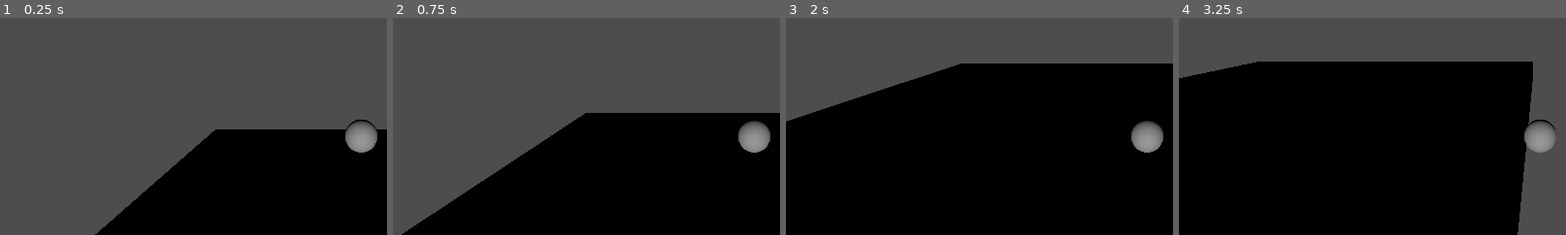
Above: before the commit, frames 1-4 (left to right).
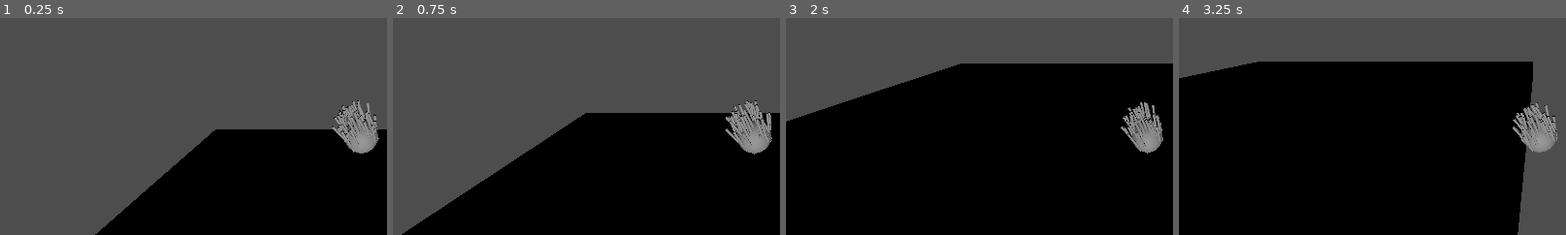
Above: after the commit, the same moments.

Repository: NR5P/bio-mission
Game: Godot game, scene res://main.tscn
Two runs of this game, one before a commit and one after it. Both use one fixed random seed, a clock stepped at 60 frames per second and the inputs below.
Inputs:
- Up to frame 1 (0.25 s): no input
- Up to frame 2 (0.75 s): hold D from 0.53 s (still down); hold Shift from 0.53 s (still down)
- Up to frame 3 (2 s): tap Space at 0.77, 1.52 s; release D at 1.28 s; release Shift at 1.28 s; hold S from 1.28 s (still down); tap Shift at 1.35 s
- Up to frame 4 (3.25 s): release S at 2.03 s; hold D 2.03-2.78 s; hold Shift 2.03-2.78 s; hold W from 2.78 s (still down); tap Shift at 2.85 s; tap Space at 3.02 s
The pictures show only the part of the screen within x 3-53%, y 37-87%; the shares and areas given below are measured in that part.

The runs differ from the first frame. In frame 1, 1.1% of the frame differs, in the area x 85-98%, y 37-63%; in frame 2, 1.2%; in frame 3, 0.9%; in frame 4, 1.0%.

Commit message:
adding hairs

Diff:
--- a/bacteria.tscn
+++ b/bacteria.tscn
@@ -1,8 +1,10 @@
-[gd_scene load_steps=6 format=3 uid="uid://b3n1bfomtljtn"]
+[gd_scene load_steps=8 format=3 uid="uid://b3n1bfomtljtn"]
 
 [ext_resource type="Script" uid="uid://dmmttpn5goin0" path="res://bacteria.gd" id="1_jncix"]
 [ext_resource type="Script" uid="uid://ba76yysqq87bs" path="res://camera_rig.gd" id="2_teomh"]
 [ext_resource type="Script" uid="uid://npclctpxuur6" path="res://camera_3d.gd" id="3_6bfin"]
+[ext_resource type="Script" uid="uid://bjprjshm6chk" path="res://visual.gd" id="4_e18l3"]
+[ext_resource type="Script" uid="uid://b64ibmqo530yu" path="res://hairs.gd" id="5_lhcfq"]
 
 [sub_resource type="SphereShape3D" id="SphereShape3D_jncix"]
 
@@ -14,12 +16,19 @@
 [node name="CollisionShape3D" type="CollisionShape3D" parent="."]
 shape = SubResource("SphereShape3D_jncix")
 
-[node name="MeshInstance3D" type="MeshInstance3D" parent="."]
-mesh = SubResource("SphereMesh_teomh")
-
 [node name="CameraRig" type="Node3D" parent="."]
 script = ExtResource("2_teomh")
 
 [node name="Camera3D" type="Camera3D" parent="CameraRig"]
 transform = Transform3D(1, 0, 0, 0, 1, 0, 0, 0, 1, 0, 8, 14)
 script = ExtResource("3_6bfin")
+
+[node name="Visual" type="Node3D" parent="."]
+script = ExtResource("4_e18l3")
+
+[node name="Body" type="MeshInstance3D" parent="Visual"]
+mesh = SubResource("SphereMesh_teomh")
+skeleton = NodePath("../..")
+
+[node name="Hairs" type="Node3D" parent="Visual/Body"]
+script = ExtResource("5_lhcfq")
--- /dev/null
+++ b/hairs.gd
@@ -0,0 +1,88 @@
+extends Node3D
+
+@export var hair_count := 60
+@export var hair_length := 0.55
+@export var hair_thickness := 0.04
+@export var body_radius := 0.5
+
+@export var sway_speed := 4.0
+@export var sway_amount_deg := 18.0
+
+var hairs: Array[Node3D] = []
+var axes: Array[Vector3] = []
+var phase: Array[float] = []
+
+var t := 0.0
+
+func _ready() -> void:
+	_build_hairs()
+
+func _process(delta: float) -> void:
+	t += delta * sway_speed
+	for i in hairs.size():
+		var h := hairs[i]
+		var a := axes[i]
+		var ang := sin(t + phase[i]) * deg_to_rad(sway_amount_deg)
+		# base rotation = the hair's "pointing out" direction (already set),
+		# then add a small sway around a perpendicular axis
+		h.rotation = Vector3.ZERO
+		h.rotate(a, ang)
+
+func _build_hairs() -> void:
+	# Clear old hairs if you re-run in editor / hot reload
+	for c in get_children():
+		c.queue_free()
+	hairs.clear()
+	axes.clear()
+	phase.clear()
+
+	var rng := RandomNumberGenerator.new()
+	rng.randomize()
+
+	for i in hair_count:
+		# Hair pivot node
+		var pivot := Node3D.new()
+		add_child(pivot)
+
+		# Random point on sphere (uniform)
+		var u := rng.randf()
+		var v := rng.randf()
+		var theta := 2.0 * PI * u
+		var phi := acos(2.0 * v - 1.0)
+
+		var dir := Vector3(
+			sin(phi) * cos(theta),
+			cos(phi),
+			sin(phi) * sin(theta)
+		).normalized()
+
+		# Place pivot on body surface
+		pivot.position = dir * body_radius
+
+		# Aim pivot outward (so local -Z points outward or similar)
+		# We'll orient pivot so its "up" is dir by using look_at.
+		# Aim it away from center:
+		pivot.look_at(pivot.global_position + dir, Vector3.UP)
+
+		# Hair mesh
+		var hair := MeshInstance3D.new()
+		var cyl := CylinderMesh.new()
+		cyl.top_radius = hair_thickness
+		cyl.bottom_radius = hair_thickness * 0.9
+		cyl.height = hair_length
+		hair.mesh = cyl
+
+		# Cylinder is centered; push it outward so it starts at the body surface
+		hair.position = Vector3(0, hair_length * 0.5, 0)
+		pivot.add_child(hair)
+
+		hairs.append(pivot)
+
+		# Pick a sway axis roughly perpendicular to dir
+		var perp := dir.cross(Vector3.UP)
+		if perp.length() < 0.01:
+			perp = dir.cross(Vector3.RIGHT)
+		perp = perp.normalized()
+		axes.append(perp)
+
+		phase.append(rng.randf_range(0.0, TAU))
--- /dev/null
+++ b/visual.gd
@@ -0,0 +1,21 @@
+extends Node3D
+
+@export var wobble_speed := 2.2
+@export var wobble_amount := 0.06
+
+@onready var body: MeshInstance3D = $Body
+
+var t := 0.0
+var base_scale := Vector3.ONE
+
+func _ready() -> void:
+	base_scale = body.scale
+
+func _process(delta: float) -> void:
+	t += delta * wobble_speed
+
+	# Subtle non-uniform scale wobble
+	var sx := 1.0 + sin(t * 1.00) * wobble_amount
+	var sy := 1.0 + sin(t * 1.37) * wobble_amount
+	var sz := 1.0 + sin(t * 1.71) * wobble_amount
+	body.scale = Vector3(base_scale.x * sx, base_scale.y * sy, base_scale.z * sz)
Not shown, added: hairs.gd.uid
Not shown, added: visual.gd.uid
